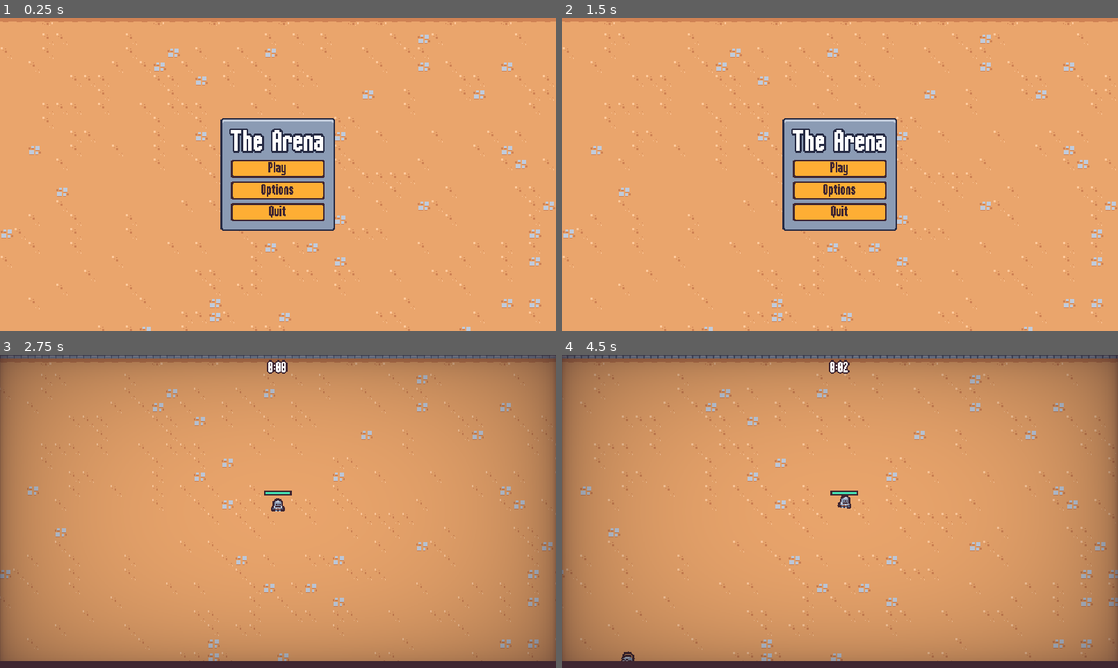
Above: before the commit, frames 1-4 (two rows, left to right).
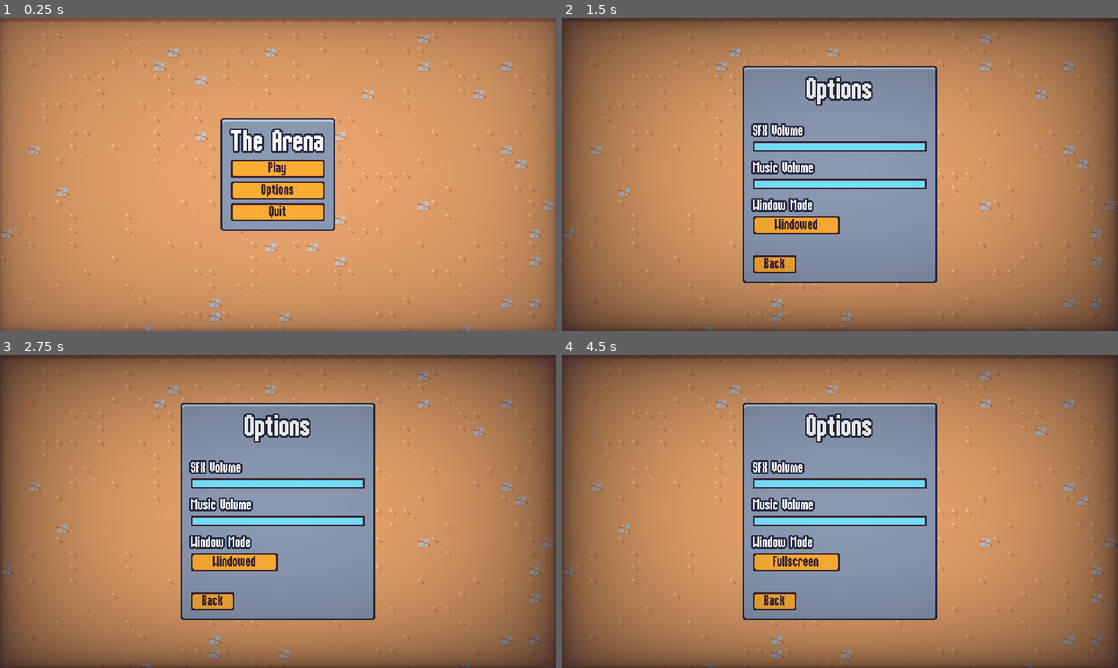
Above: after the commit, the same moments.

Repository: ToraSpaceLab/Survivors
Game: Godot game, scene res://scenes/UI/main_menu.tscn
Same seed, same stepped clock (60 frames per second), same inputs: the game is played once before the commit and once after it.
Inputs (mouse positions are in pixels of both pictures, inside the frame that each line leads up to):
- Up to frame 1 (0.25 s): no input
- Up to frame 2 (1.5 s): click "Options" at 0.5 s; click "Back" at 1.25 s
- Up to frame 3 (2.75 s): click "Play" at 2 s
- Up to frame 4 (4.5 s): click (840, 505) at 2.75 s, where only the run after the commit has a clickable "Play"; click (795, 561) at 3.5 s, where only the run after the commit has a clickable "Windowed"; move the mouse to (962, 495) at 4.27 s; press the mouse at (962, 495) at 4.28 s; hold D (move_right) from 4.28 s (still down)

The runs differ from the first frame. In frame 1, 49% of the frame differs, in the area x 0-100%, y 0-100%; in frame 2, 90%; in frame 3, 68%; in frame 4, 68%.

Commit message:
Adding a scene transition effect

Diff:
--- a/project.godot
+++ b/project.godot
@@ -19,6 +19,7 @@
 
 GameEvents="*res://scenes/autoload/game_events.tscn"
 MusicPlayer="*res://scenes/autoload/music_player.tscn"
+ScreenTransition="*res://scenes/autoload/screen_transition.tscn"
 
 [debug]
 
--- a/scenes/UI/end_screen.gd
+++ b/scenes/UI/end_screen.gd
@@ -29,6 +29,8 @@
 
 
 func on_restart_button_pressed():
+	ScreenTransition.transition()
+	await ScreenTransition.transitioned_halfway
 	get_tree().paused = false
 	get_tree().change_scene_to_file("res://scenes/main/main.tscn")
 
--- a/scenes/UI/main_menu.gd
+++ b/scenes/UI/main_menu.gd
@@ -10,10 +10,14 @@
 
 
 func on_play_pressed():
+	ScreenTransition.transition()
+	await ScreenTransition.transitioned_halfway
 	get_tree().change_scene_to_file("res://scenes/main/main.tscn")
 
 
 func on_options_pressed():
+	ScreenTransition.transition()
+	await ScreenTransition.transitioned_halfway
 	var options_instance = options_scene.instantiate() as OptionsMenu
 	add_child(options_instance)
 	options_instance.back_pressed.connect(on_options_closed.bind(options_instance))
--- a/scenes/UI/main_menu.tscn
+++ b/scenes/UI/main_menu.tscn
@@ -59,3 +59,4 @@
 text = "Quit"
 
 [node name="Vignette" parent="." instance=ExtResource("2_m1kxf")]
+layer = 3
--- a/scenes/UI/options_menu.gd
+++ b/scenes/UI/options_menu.gd
@@ -51,4 +51,6 @@
 
 
 func on_back_pressed():
+	ScreenTransition.transition()
+	await ScreenTransition.transitioned_halfway
 	back_pressed.emit()
--- a/scenes/UI/pause_menu.gd
+++ b/scenes/UI/pause_menu.gd
@@ -50,12 +50,16 @@
 
 
 func on_options_pressed():
+	ScreenTransition.transition()
+	await ScreenTransition.transitioned_halfway
 	var options_menu_instance: OptionsMenu = options_menu_scene.instantiate()
 	add_child(options_menu_instance)
 	options_menu_instance.back_pressed.connect(on_options_back_pressed.bind(options_menu_instance))
 
 
 func on_quit_pressed():
+	ScreenTransition.transition()
+	await ScreenTransition.transitioned_halfway
 	get_tree().paused = false
 	get_tree().change_scene_to_file("res://scenes/ui/main_menu.tscn")
 
--- /dev/null
+++ b/scenes/autoload/screen_transition.gd
@@ -0,0 +1,18 @@
+extends CanvasLayer
+
+signal transitioned_halfway
+
+var skip_emit = false
+
+
+func transition():
+	$AnimationPlayer.play("default")
+	await transitioned_halfway
+	$AnimationPlayer.play_backwards("default")
+
+
+func emit_transitioned_halfway():
+	if skip_emit:
+		skip_emit = false
+		return
+	transitioned_halfway.emit()
--- /dev/null
+++ b/scenes/autoload/screen_transition.gdshader
@@ -0,0 +1,25 @@
+shader_type canvas_item;
+
+uniform vec4 transition_color : source_color;
+uniform float percent: hint_range(0.0, 1.0);
+uniform sampler2D transition_texture : filter_nearest;
+
+void vertex() {
+	// Called for every vertex the material is visible on.
+}
+
+void fragment() {
+	// Called for every pixel the material is visible on.
+	vec4 transition_texture_color = texture(transition_texture, UV);
+	if (transition_texture_color.r > percent){
+		COLOR.a = 0.0;
+	}
+	else{
+		COLOR = transition_color;
+	}
+}
+
+//void light() {
+//	// Called for every pixel for every light affecting the CanvasItem.
+//	// Uncomment to replace the default light processing function with this one.
+//}
--- /dev/null
+++ b/scenes/autoload/screen_transition.tscn
@@ -0,0 +1,106 @@
+[gd_scene load_steps=8 format=3 uid="uid://bl6mwnw2dgkh5"]
+
+[ext_resource type="Shader" uid="uid://ddtigu7gkihe4" path="res://scenes/autoload/screen_transition.gdshader" id="1_0u5r8"]
+[ext_resource type="Script" uid="uid://c35d8rmd78v2" path="res://scenes/autoload/screen_transition.gd" id="1_hctam"]
+[ext_resource type="Texture2D" uid="uid://dysp6rdkx0i10" path="res://assets/ui/screen_transition.png" id="2_q8s3n"]
+
+[sub_resource type="Animation" id="Animation_hctam"]
+length = 0.001
+tracks/0/type = "value"
+tracks/0/imported = false
+tracks/0/enabled = true
+tracks/0/path = NodePath("ColorRect:material:shader_parameter/percent")
+tracks/0/interp = 1
+tracks/0/loop_wrap = true
+tracks/0/keys = {
+"times": PackedFloat32Array(0),
+"transitions": PackedFloat32Array(1),
+"update": 0,
+"values": [0.0]
+}
+tracks/1/type = "value"
+tracks/1/imported = false
+tracks/1/enabled = true
+tracks/1/path = NodePath("ColorRect:visible")
+tracks/1/interp = 1
+tracks/1/loop_wrap = true
+tracks/1/keys = {
+"times": PackedFloat32Array(0),
+"transitions": PackedFloat32Array(1),
+"update": 1,
+"values": [false]
+}
+
+[sub_resource type="Animation" id="Animation_q8s3n"]
+resource_name = "default"
+length = 0.4
+step = 0.01
+tracks/0/type = "value"
+tracks/0/imported = false
+tracks/0/enabled = true
+tracks/0/path = NodePath("ColorRect:material:shader_parameter/percent")
+tracks/0/interp = 1
+tracks/0/loop_wrap = true
+tracks/0/keys = {
+"times": PackedFloat32Array(0, 0.4),
+"transitions": PackedFloat32Array(2, 1),
+"update": 0,
+"values": [0.0, 1.0]
+}
+tracks/1/type = "method"
+tracks/1/imported = false
+tracks/1/enabled = true
+tracks/1/path = NodePath(".")
+tracks/1/interp = 1
+tracks/1/loop_wrap = true
+tracks/1/keys = {
+"times": PackedFloat32Array(0.4),
+"transitions": PackedFloat32Array(1),
+"values": [{
+"args": [],
+"method": &"emit_transitioned_halfway"
+}]
+}
+tracks/2/type = "value"
+tracks/2/imported = false
+tracks/2/enabled = true
+tracks/2/path = NodePath("ColorRect:visible")
+tracks/2/interp = 1
+tracks/2/loop_wrap = true
+tracks/2/keys = {
+"times": PackedFloat32Array(0, 0.01),
+"transitions": PackedFloat32Array(1, 1),
+"update": 1,
+"values": [false, true]
+}
+
+[sub_resource type="AnimationLibrary" id="AnimationLibrary_pg7gk"]
+_data = {
+&"RESET": SubResource("Animation_hctam"),
+&"default": SubResource("Animation_q8s3n")
+}
+
+[sub_resource type="ShaderMaterial" id="ShaderMaterial_q8s3n"]
+shader = ExtResource("1_0u5r8")
+shader_parameter/transition_color = Color(0.247059, 0.14902, 0.192157, 1)
+shader_parameter/percent = 0.0
+shader_parameter/transition_texture = ExtResource("2_q8s3n")
+
+[node name="ScreenTransition" type="CanvasLayer"]
+process_mode = 3
+layer = 5
+script = ExtResource("1_hctam")
+
+[node name="AnimationPlayer" type="AnimationPlayer" parent="."]
+libraries = {
+&"": SubResource("AnimationLibrary_pg7gk")
+}
+
+[node name="ColorRect" type="ColorRect" parent="."]
+visible = false
+material = SubResource("ShaderMaterial_q8s3n")
+anchors_preset = 15
+anchor_right = 1.0
+anchor_bottom = 1.0
+grow_horizontal = 2
+grow_vertical = 2
Binary file added: assets/ui/screen_transition.png
Not shown, added: assets/ui/screen_transition.png.import
Not shown, added: scenes/autoload/screen_transition.gd.uid
Not shown, added: scenes/autoload/screen_transition.gdshader.uid
